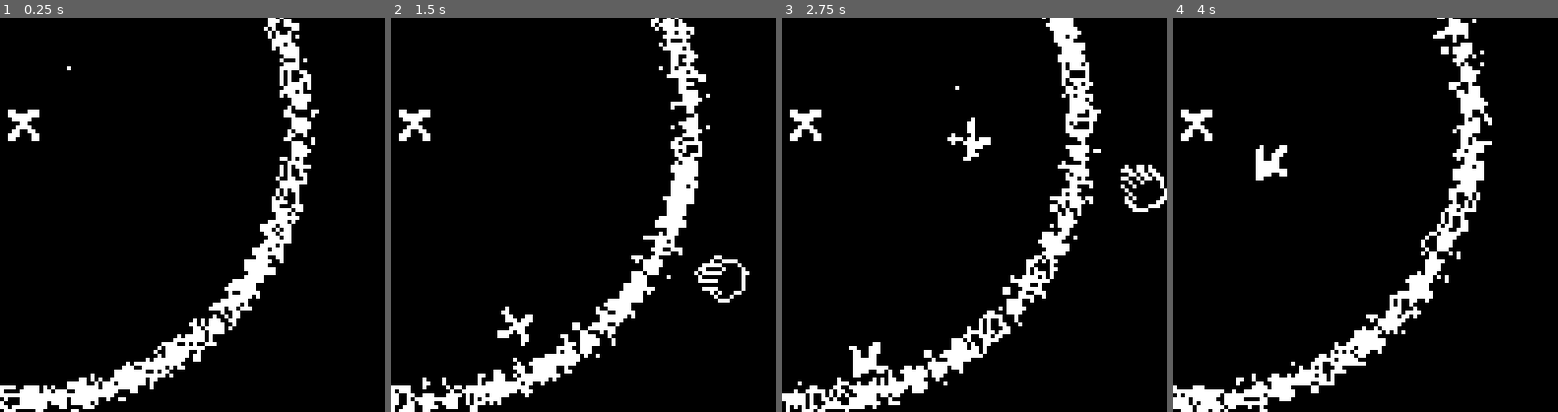
Above: before the commit, frames 1-4 (left to right).
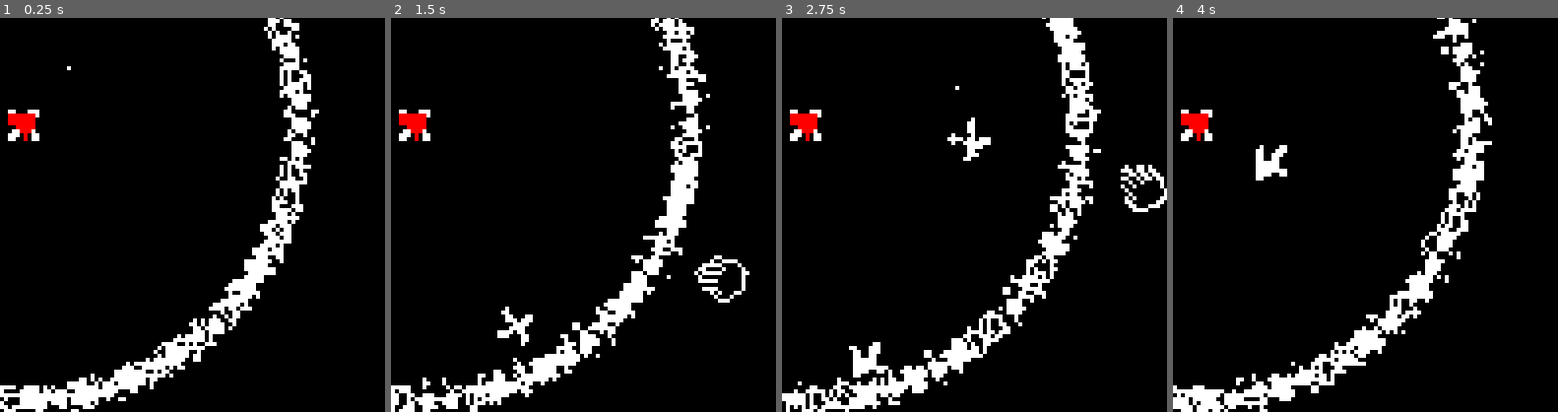
Above: after the commit, the same moments.

Repository: leogeier/amalgamage
Game: Godot game, scene res://scenes/Arena/Arena.tscn
The game is run twice, just before and just after one commit, with the same random seed, the same clock (stepped at 60 frames per second) and the same inputs. Sound files missing from this copy of the repository are replaced by a short silence.
Inputs (mouse positions are % of the whole screen's width and height, from its top left):
- Up to frame 1 (0.25 s): no input
- Up to frame 2 (1.5 s): move the mouse to (74, 45) at 0.52 s; hold Right (ui_right) 0.53-1.28 s; tap Space (shoot) at 0.6, 1.35 s; move the mouse to (31, 55) at 1.27 s; hold Left (ui_left) from 1.28 s (still down)
- Up to frame 3 (2.75 s): move the mouse to (61, 28) at 2.02 s; release Left (ui_left) at 2.03 s; hold Right (ui_right) from 2.03 s (still down); tap Space (shoot) at 2.1 s
- Up to frame 4 (4 s): move the mouse to (46, 70) at 2.77 s; tap Space (shoot) at 2.85, 3.6 s; move the mouse to (82, 65) at 3.52 s; release Right (ui_right) at 3.53 s; hold Left (ui_left) from 3.53 s (still down)
The pictures show only the part of the screen within x 48-98%, y 36-86%; the shares and areas given below are measured in that part.

The runs differ from the first frame. In frame 1, 0.3% of the frame differs, in the area x 2-10%, y 24-32%; in frame 2, 0.3%; in frame 3, 0.3%; in frame 4, 0.3%.

Commit message:
Add marker on center of mass

Diff:
--- a/ld-46/scenes/Amalgam/Amalgam.tscn
+++ b/ld-46/scenes/Amalgam/Amalgam.tscn
@@ -1,9 +1,10 @@
-[gd_scene load_steps=5 format=2]
+[gd_scene load_steps=6 format=2]
 
 [ext_resource path="res://scenes/Amalgam/Amalgam.gd" type="Script" id=1]
 [ext_resource path="res://scenes/Amalgam/circle.png" type="Texture" id=2]
 [ext_resource path="res://scenes/Amalgam/attach.wav" type="AudioStream" id=3]
 [ext_resource path="res://scenes/Amalgam/gameover.wav" type="AudioStream" id=4]
+[ext_resource path="res://scenes/Amalgam/center.png" type="Texture" id=5]
 
 [node name="Amalgam" type="RigidBody2D" groups=[
 "amalgam",
@@ -16,6 +17,9 @@
 [node name="CollisionPolygon2D" type="CollisionPolygon2D" parent="."]
 polygon = PoolVector2Array( 0, 0, 0, 0, 0, 0 )
 
+[node name="CenterSprite" type="Sprite" parent="."]
+texture = ExtResource( 5 )
+
 [node name="GameOverSprite" type="Sprite" parent="."]
 visible = false
 scale = Vector2( 0.0534395, 0.0534395 )
Binary file added: ld-46/scenes/Amalgam/center.png
Not shown, added: ld-46/scenes/Amalgam/center.png.import
Not shown, added: assets/center.psd
